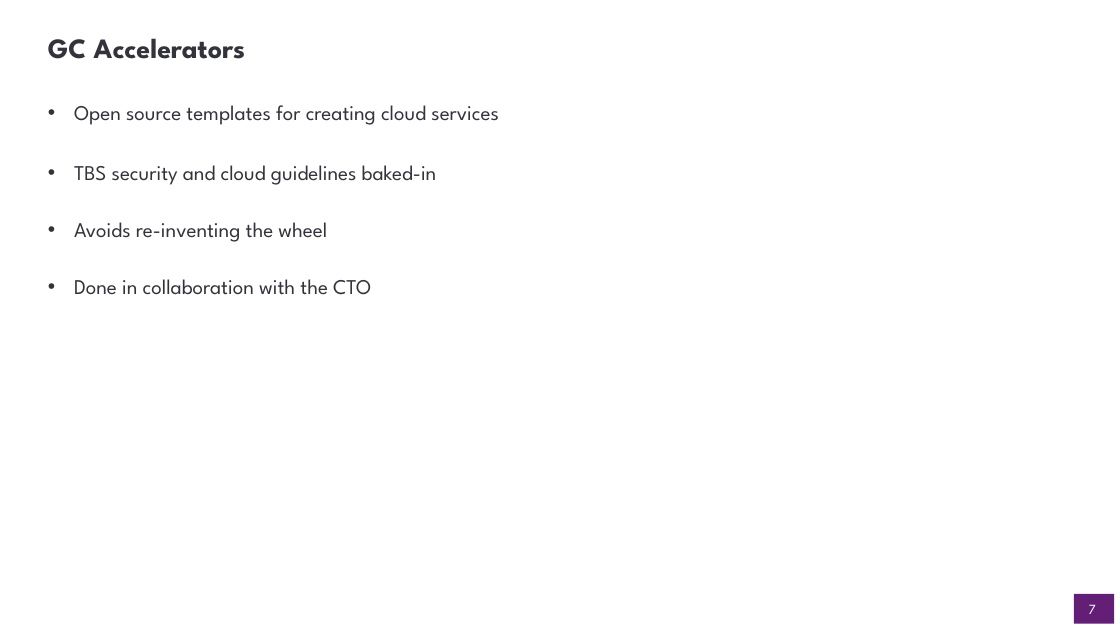
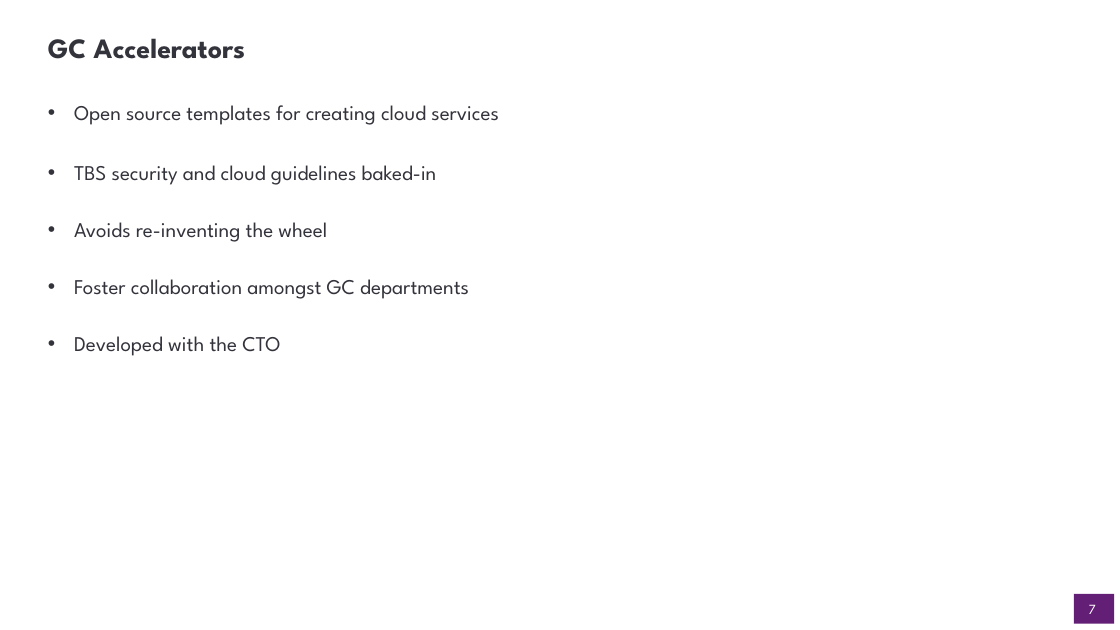
Before and after one commit to dto-btn/reading-material, a slide deck: slide 7 of presentations/dto-all-staff_2019-10-17.pptx. Drawn at 1120x630 pixels with LibreOffice and Linux fonts; fonts in the diff are those of the drawing; background and template pictures are left out. Boxes give left, top, right and bottom in pixels: in the first picture for what was removed or moved away, otherwise in the second. Text is boxed around its words. In the diff, an @@ line names an element or a change of style, - is before the commit and + after.

Commit message:
Wording tweak

```diff
--- a/presentations/dto-all-staff_2019-10-17.pptx
+++ b/presentations/dto-all-staff_2019-10-17.pptx
@@ text at (74, 279, 469, 356): text changed @@
-• Done in collaboration with the CTO
+• Foster collaboration amongst GC departments
+• Developed with the CTO
```
